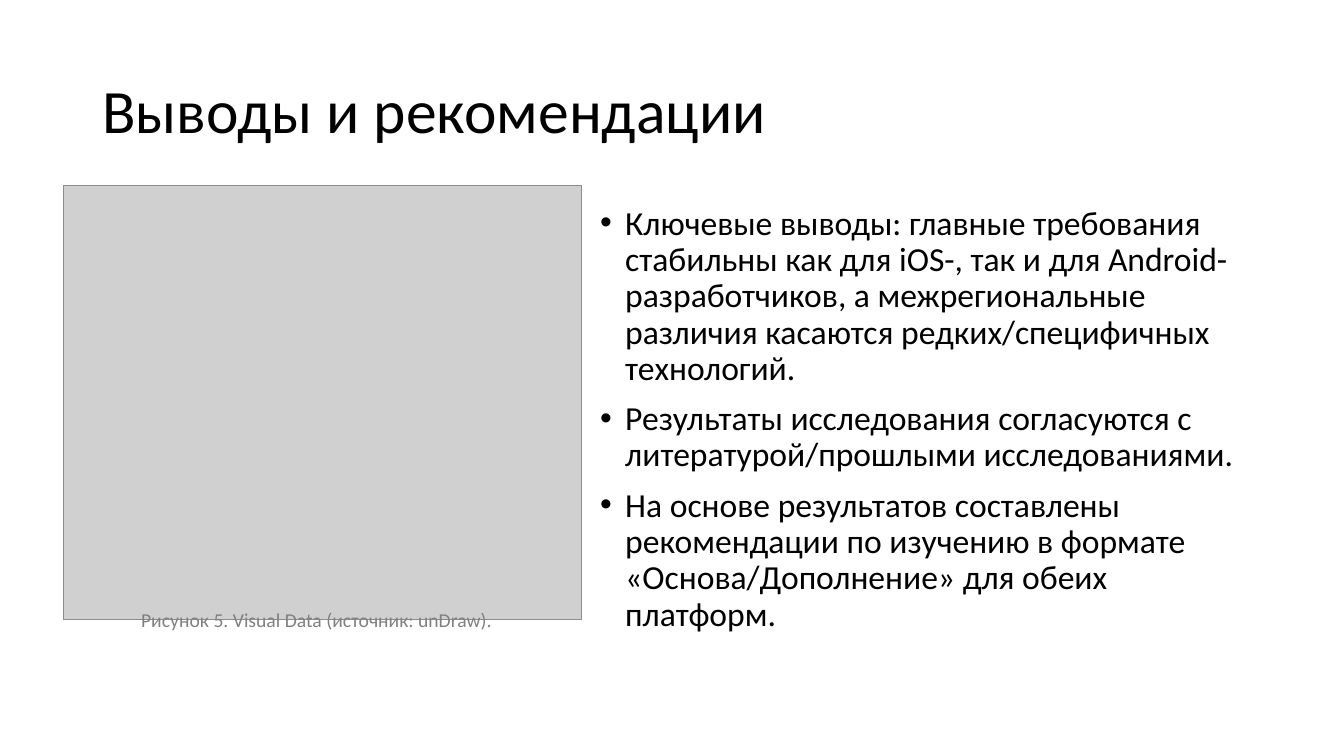
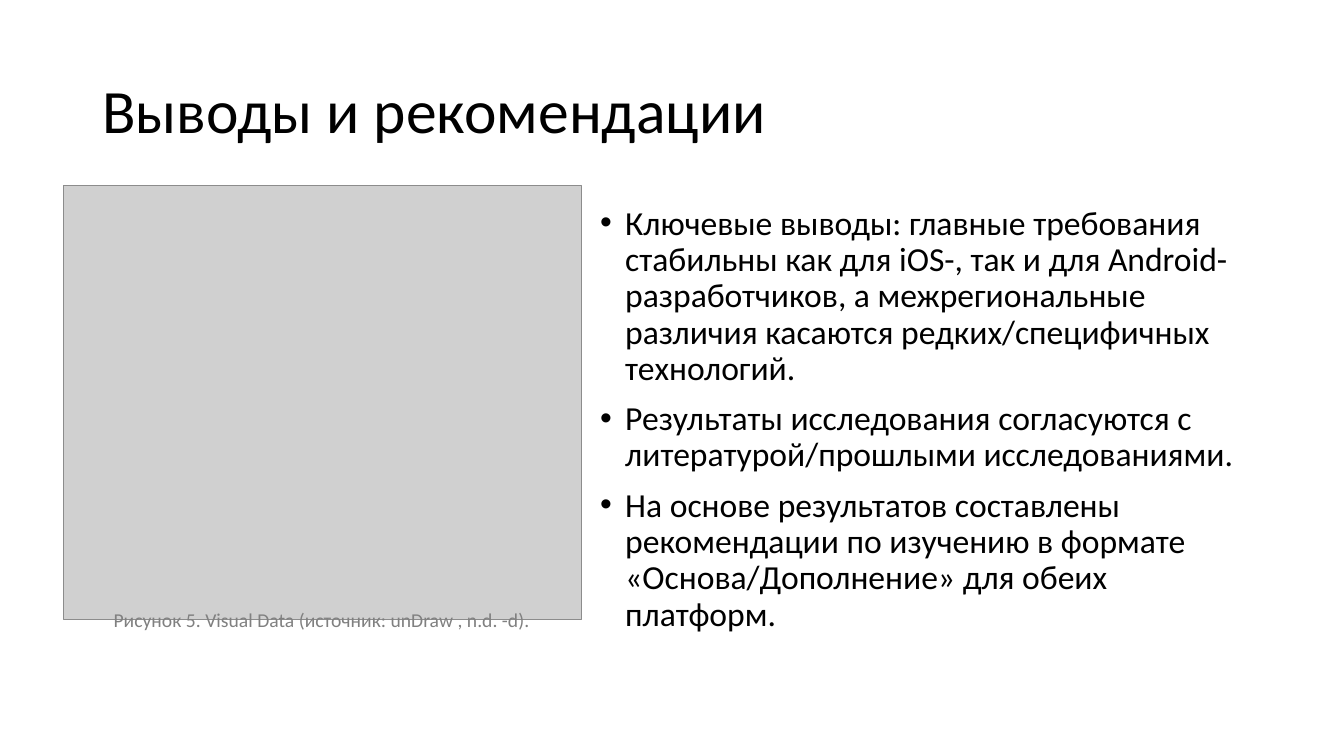
Before and after one commit to S0la1re/Research-work-new, a slide deck: slide 8 of Presentations of Bachelor's theses.pptx (slide 7 before the commit). Drawn at 1344x756 pixels with LibreOffice and Linux fonts; fonts in the diff are those of the drawing; grey boxes stand for pictures. Boxes give left, top, right and bottom in pixels: in the first picture for what was removed or moved away, otherwise in the second. Text is boxed around its words. In the diff, an @@ line names an element or a change of style, - is before the commit and + after.

```diff
--- a/Presentations of Bachelor's theses.pptx
+++ b/Presentations of Bachelor's theses.pptx
@@ text at (114, 613, 529, 632): text changed @@
-Рисунок 5. Visual Data (источник: unDraw).
+Рисунок 5. Visual Data (источник: unDraw , n.d. -d).
```
Also in this commit, not shown: 5 other slides changed, 1 slide added.
